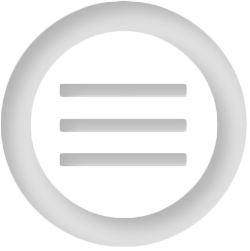
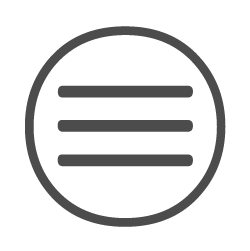
Layered file, before and after one edit (250 x 251). Changes by layer:
added layer "≡" (70%) above "○" over [57, 85, 193, 167]
added layer "○" (70%) above "레이어 3 복사 2" over [25, 26, 226, 227]
hid "레이어 3 복사 2" over [0, 0, 247, 247]
